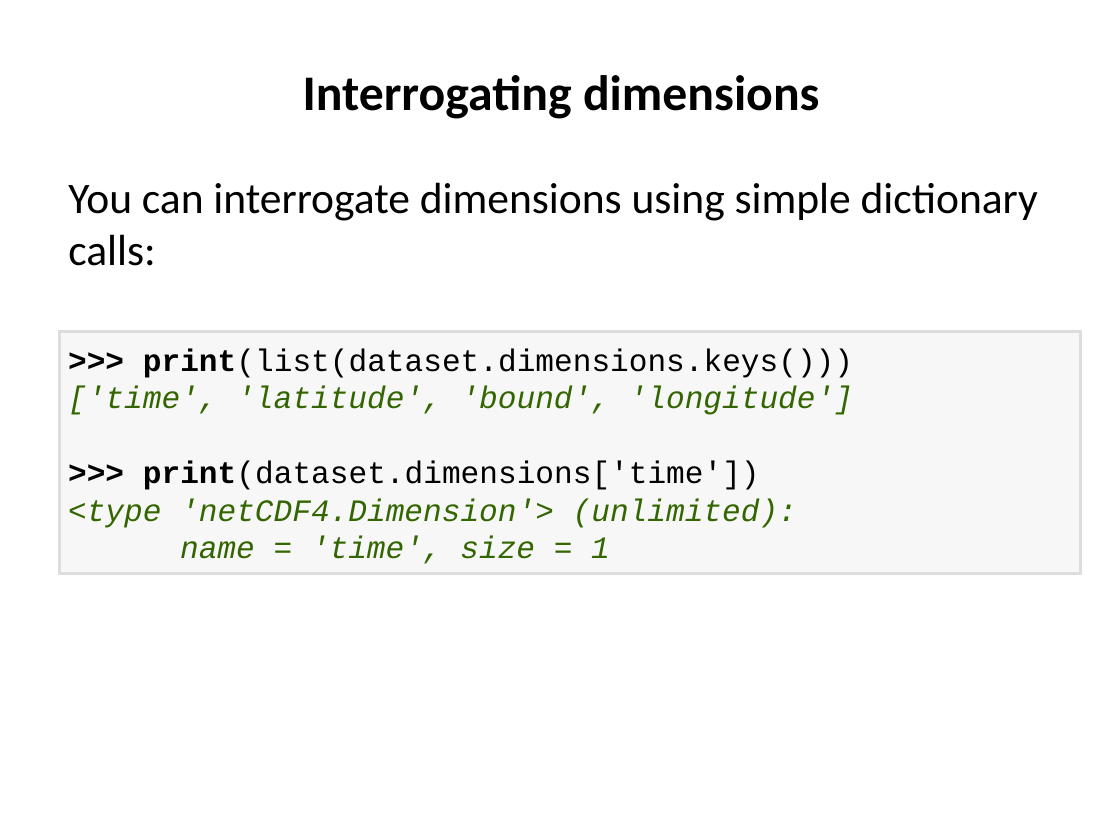
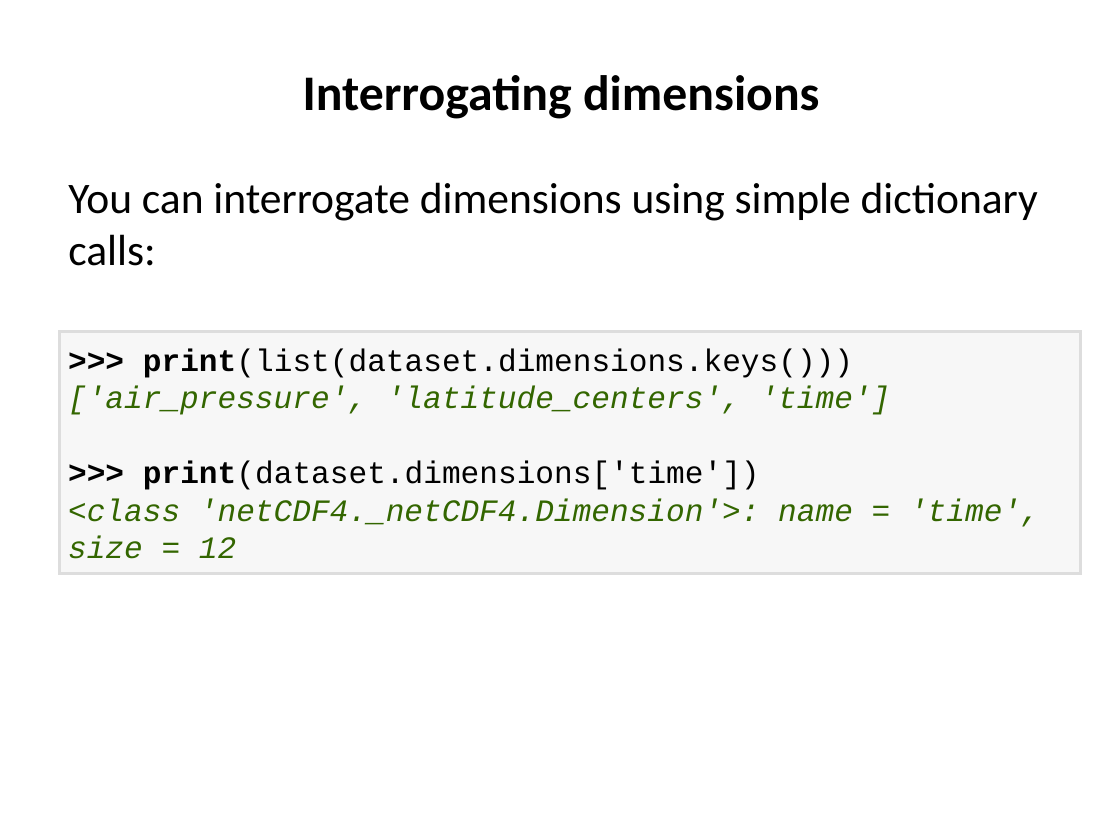
Before and after one commit to ncasuk/ncas-isc, a slide deck: slide 5 of python/presentations/read_write_data/10_read_netcdf_python.ppt. Drawn at 1120x840 pixels with LibreOffice and Linux fonts; fonts in the diff are those of the drawing; background and template pictures are left out. Boxes give left, top, right and bottom in pixels: in the first picture for what was removed or moved away, otherwise in the second. Text is boxed around its words. In the diff, an @@ line names an element or a change of style, - is before the commit and + after.

```diff
--- a/python/presentations/read_write_data/10_read_netcdf_python.ppt
+++ b/python/presentations/read_write_data/10_read_netcdf_python.ppt
@@ text in rectangle at bbox=[68, 386, 891, 415]: text changed @@
-['time', 'latitude', 'bound', 'longitude']
+['air_pressure', 'latitude_centers', 'time']
@@ text in rectangle at bbox=[68, 498, 1040, 559]: text changed @@
-<type 'netCDF4.Dimension'> (unlimited):
-name = 'time', size = 1
+<class 'netCDF4._netCDF4.Dimension'>: name = 'time', size = 12
```
Also in this commit, not shown: 4 other slides changed, 3 other files.
